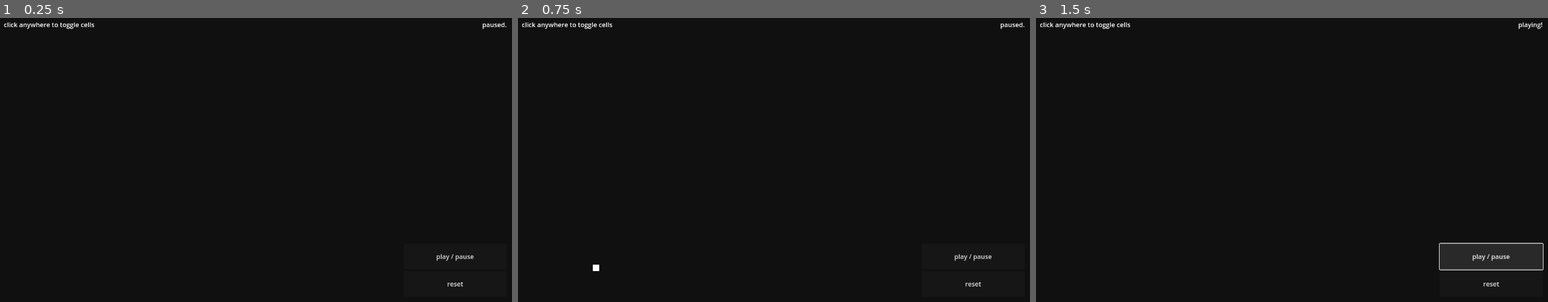
Above: before the commit, frames 1-3 (left to right).
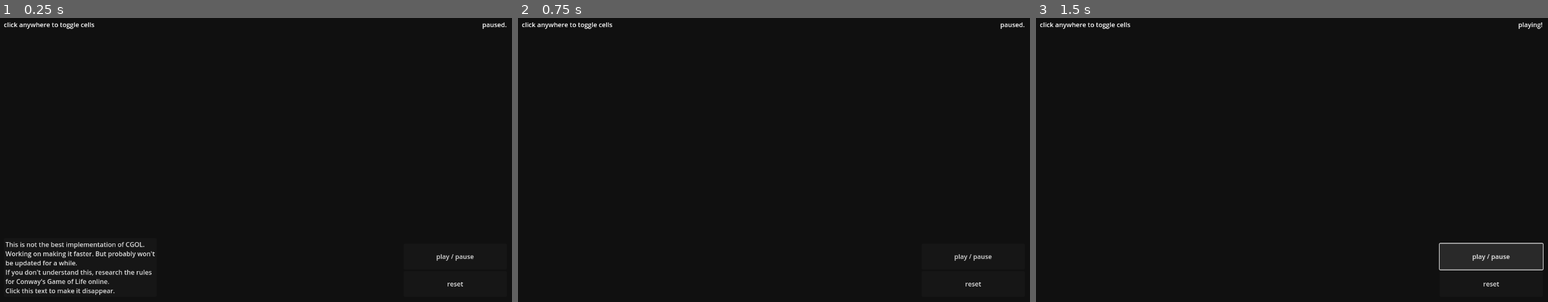
Above: after the commit, the same moments.

Repository: P3NG00/ConwaysGameOfLife_Godot
Game: Godot game, scene res://main.tscn
The game is run twice, just before and just after one commit, with the same random seed, the same clock (stepped at 60 frames per second) and the same inputs.
Inputs (mouse positions are in pixels of both pictures, inside the frame that each line leads up to):
- Up to frame 1 (0.25 s): no input
- Up to frame 2 (0.75 s): click (599, 267) at 0.5 s, where only the run after the commit has a clickable "This is not the best implemen…"
- Up to frame 3 (1.5 s): click "play / pause" at 1.25 s

The runs differ from the first frame. In frame 1, 1.3% of the frame differs, in the area x 1-31%, y 78-98%; in frame 2, less than 0.1%; in frame 3, nothing differs.

Commit message:
add Button_Info node with info text and functionality to hide; update resource UID

Diff:
--- /dev/null
+++ b/button_info.gd
@@ -0,0 +1,5 @@
+extends Button
+
+
+func _on_pressed() -> void:
+    visible = false
--- a/main.tscn
+++ b/main.tscn
@@ -1,6 +1,7 @@
-[gd_scene load_steps=2 format=3 uid="uid://tfvw2d1nueko"]
+[gd_scene load_steps=3 format=3 uid="uid://tfvw2d1nueko"]
 
 [ext_resource type="Script" uid="uid://b3316kixociw2" path="res://main.gd" id="1_0fcyj"]
+[ext_resource type="Script" uid="uid://q16u82d7lnc0" path="res://button_info.gd" id="2_0xm2m"]
 
 [node name="Main" type="Node2D"]
 script = ExtResource("1_0fcyj")
@@ -54,6 +55,20 @@
 size_flags_vertical = 8
 text = "reset"
 
+[node name="Button_Info" type="Button" parent="UI/MarginContainer"]
+layout_mode = 2
+size_flags_horizontal = 0
+size_flags_vertical = 8
+text = "This is not the best implementation of CGOL.
+Working on making it faster. But probably won't
+be updated for a while.
+If you don't understand this, research the rules
+for Conway's Game of Life online.
+Click this text to make it disappear."
+alignment = 0
+script = ExtResource("2_0xm2m")
+
 [connection signal="timeout" from="Timer" to="." method="next_frame"]
 [connection signal="button_up" from="UI/MarginContainer/VBoxContainer/ButtonPlayPause" to="." method="toggle_play_pause"]
 [connection signal="button_up" from="UI/MarginContainer/VBoxContainer/ButtonReset" to="." method="create_cells"]
+[connection signal="pressed" from="UI/MarginContainer/Button_Info" to="UI/MarginContainer/Button_Info" method="_on_pressed"]
Not shown, added: button_info.gd.uid
